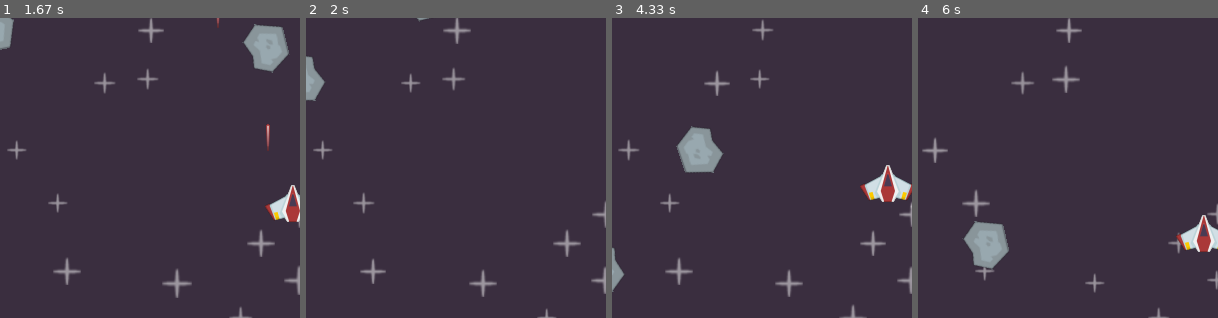
Above: before the commit, frames 1-4 (left to right).
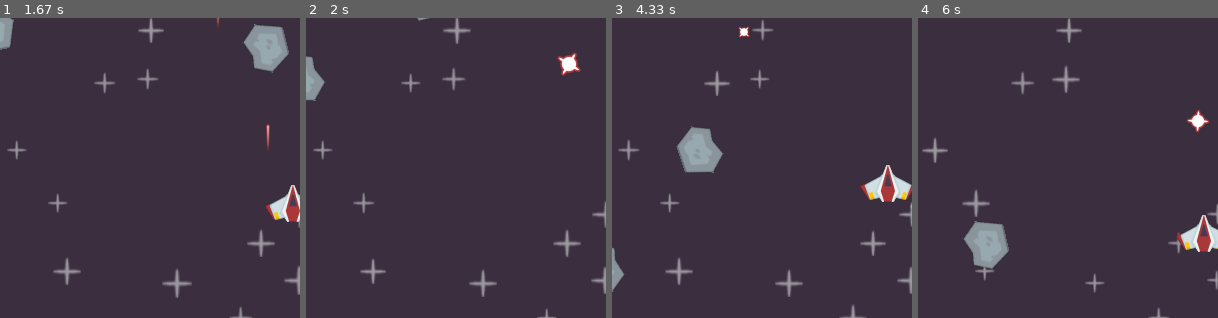
Above: after the commit, the same moments.

Repository: memorykingdom/pygame-space-shooters
Game: pygame game, started from code/main.py
Two runs of this game, one before a commit and one after it. Both use one fixed random seed, a clock stepped at 60 frames per second and the inputs below.
Inputs:
- Up to frame 1 (1.67 s): tap Space at 0.33, 0.73, 1.03, 1.23, 1.57 s; hold Right 0.67-1.13 s; hold Up 1.17-1.47 s; hold Right from 1.5 s (still down)
- Up to frame 2 (2 s): tap Space at 1.87 s; release Right at 1.97 s
- Up to frame 3 (4.33 s): hold Left 2-2.53 s; tap Space at 2.07, 2.37, 2.63, 2.97, 3.27, 3.4, 3.8, 4.1 s; hold Down 2.57-2.87 s; hold Left 2.9-3.3 s; hold Up 3.33-3.7 s; hold Right from 3.73 s (still down)
- Up to frame 4 (6 s): release Right at 4.37 s; hold Down 4.4-4.77 s; tap Space at 4.47, 4.87, 5.17, 5.37, 5.67, 5.87 s; hold Left 4.8-5.27 s; hold Right 5.3-5.77 s; hold Up from 5.8 s (still down)
The pictures show only the part of the screen within x 33-83%, y 4-54%; the shares and areas given below are measured in that part.

Frame 1 is identical in both runs. In frame 2, 0.4% of the frame differs, in the area x 83-92%, y 11-20%; in frame 3, 0.1%; in frame 4, 0.3%.

Commit message:
Add animation, Add layers, Fix negative dimension bug

Diff:
--- a/code/main.py
+++ b/code/main.py
@@ -24,11 +24,12 @@
 
 # Groups
 all_sprites = pygame.sprite.Group()
-background_group = pygame.sprite.Group()
+background_layer = pygame.sprite.Group()
+elements_layer = pygame.sprite.Group()
 meteor_group = pygame.sprite.Group()
 laser_group = pygame.sprite.Group()
 player_group = pygame.sprite.Group()
-ui_group = pygame.sprite.Group()
+ui_layer = pygame.sprite.Group()
 
 # Sprites
 class CooldownBar(pygame.sprite.Sprite):
@@ -42,6 +43,7 @@
         self.time_left_ms -= dt * 1000
         if self.time_left_ms <= 0:
             self.kill()
+            return
 
         self.image = pygame.Surface((100 * self.time_left_ms / self.duration, 10))
         self.image.fill(pygame.Color(230, 140, 133))
@@ -80,10 +82,10 @@
     def shoot(self):
         single_action_key = pygame.key.get_just_pressed()
         if single_action_key[pygame.K_SPACE] and self.can_shoot:
-            Laser((all_sprites, laser_group), midbottom=self.rect.midtop)
+            Laser((all_sprites, elements_layer, laser_group), midbottom=self.rect.midtop)
             self.can_shoot = False
             self.last_shot_time = pygame.time.get_ticks()
-            CooldownBar((all_sprites, ui_group), self.shoot_cooldown_ms)
+            CooldownBar((all_sprites, ui_layer), self.shoot_cooldown_ms)
 
         if not self.can_shoot: # If can't shoot, check the timer
             current_time = pygame.time.get_ticks()
@@ -184,16 +186,47 @@
                                                         collided=pygame.sprite.collide_mask)
         if meteor_collisions:
             meteors_hit += len(meteor_collisions)
+            for meteor in meteor_collisions:
+                AnimatedExplosion((all_sprites, elements_layer), center=meteor.rect.center)
             self.kill()
         if self.rect.bottom <= 0:
             self.kill()
+
+class AnimatedExplosion(pygame.sprite.Sprite):
+    surfaces = []
+    number_of_frames = 20
+
+    @classmethod
+    def import_surfaces(cls):
+        cls.surfaces = [
+            pygame.image.load(pathjoin("images", "explosion", f"{i}.png")).convert_alpha() for i in range(1, cls.number_of_frames + 1)
+        ]
+
+    def __init__(self, groups, center):
+        super().__init__(groups)
+        self.frame = 0 # 0 -> 19
+        self.center = center
+        self.image = self.surfaces[0]
+        self.rect = self.image.get_frect(center=center)
+
+        self.created_time = pygame.time.get_ticks()
+        self.ticks_per_frame = 20
+
+    def update(self, dt):
+        self.frame = (pygame.time.get_ticks() - self.created_time) // self.ticks_per_frame
+        if self.frame >= self.number_of_frames:
+            self.kill()
+            return
+        self.image = self.surfaces[self.frame]
+        self.rect = self.image.get_frect(center=self.center)
 
 # Scene Building
 for _ in range(30):
-    Star((all_sprites, background_group))
-player = Player((all_sprites, player_group))
+    Star((all_sprites, background_layer))
+player = Player((all_sprites, elements_layer, player_group))
 Meteor.pre_render_rotations()
 Star.pre_render_sizes()
+AnimatedExplosion.import_surfaces()
 
 def display_score():
     score_color = pygame.Color(220, 220, 220)
@@ -221,7 +254,7 @@
             print(f"Fps: {clock.get_fps()}")
         elif event.type == meteor_event:
             # Variations in altitudes => Variations in time
-            Meteor((all_sprites, meteor_group),
+            Meteor((all_sprites, elements_layer, meteor_group),
                    midbottom=(randint(20, WINDOW_WIDTH - 20), randint(-100, 0)))
 
     # Updates
@@ -229,13 +262,10 @@
 
     # Game draw
     display_surface.fill("#3a2e3f")
-
-    background_group.draw(display_surface)
+    background_layer.draw(display_surface)
     display_score()
-    meteor_group.draw(display_surface)
-    laser_group.draw(display_surface)
-    player_group.draw(display_surface)
-    ui_group.draw(display_surface)
+    elements_layer.draw(display_surface)
+    ui_layer.draw(display_surface)
 
     pygame.display.update()
 
